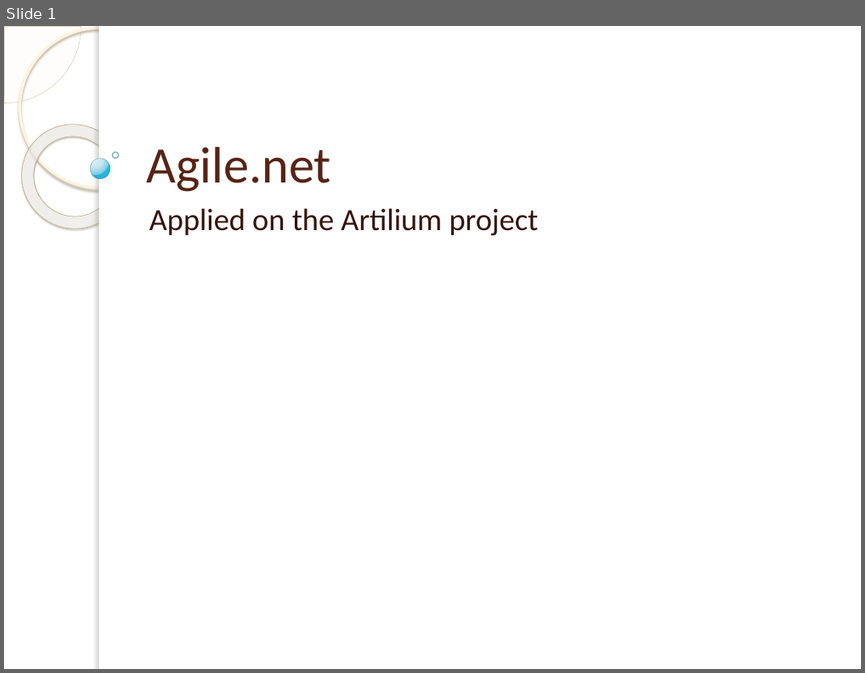
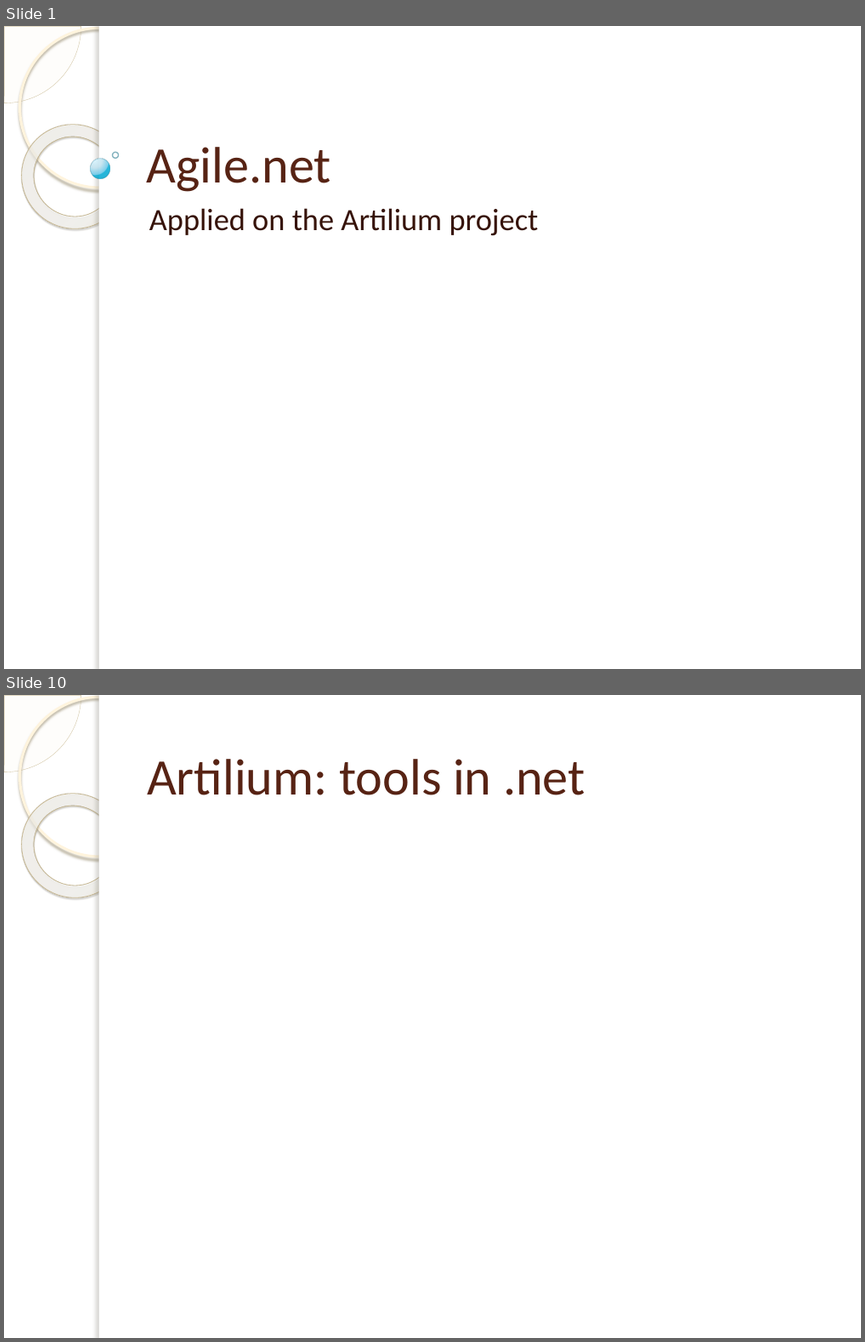
Before and after one commit to michelgrootjans/foresee, a slide deck: Agile.net/Agile.net.pptx. Shown one above the other, each under a label of ours: slide 1 before the commit, slides 1 and 10 after it; the slides between them are not shown. The pictures are 865x673 and 865x1342 pixels, drawn with LibreOffice and Linux fonts; fonts in the diff are those of the drawing; background and template pictures are left out. Boxes give left, top, right and bottom in pixels: in the first picture for what was removed or moved away, otherwise in the second. Text is boxed around its words. In the diff, an @@ line names an element or a change of style, - is before the commit and + after.

```diff
--- a/Agile.net/Agile.net.pptx
+++ b/Agile.net/Agile.net.pptx
@@ slide 10 added at [4, 695, 861, 1338], background picture (left out); not listed: 5 template elements that a slide beside it also shows @@
@@ title added at [147, 759, 585, 795], 43 pt, text #572314 @@
+Artilium: tools in .net
```
Also in this commit, not shown: 8 other slides added, 1 slide removed.
